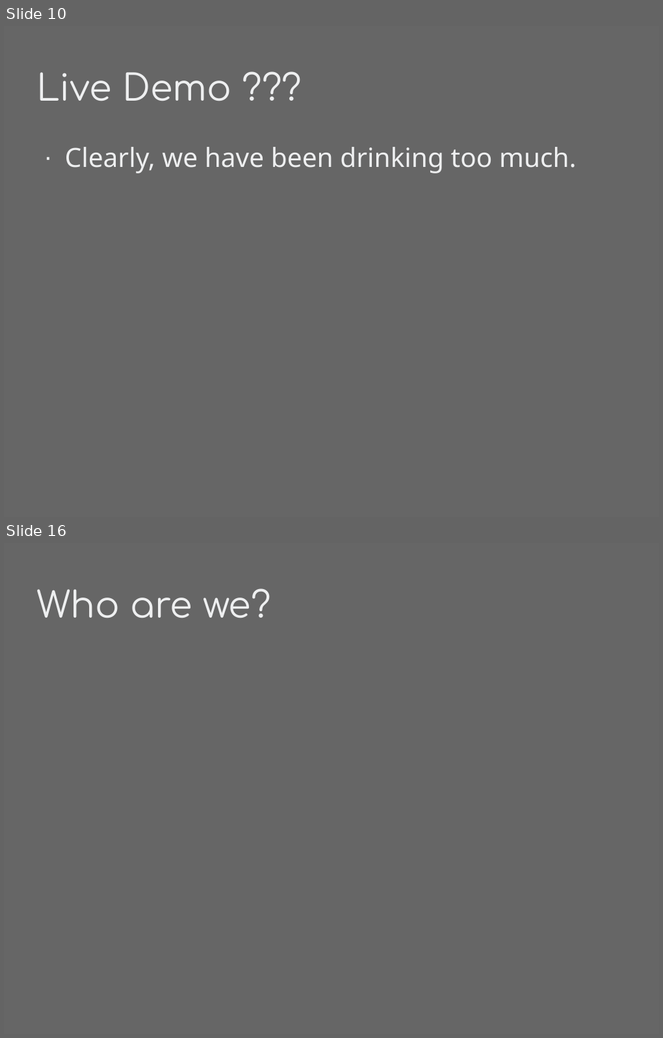
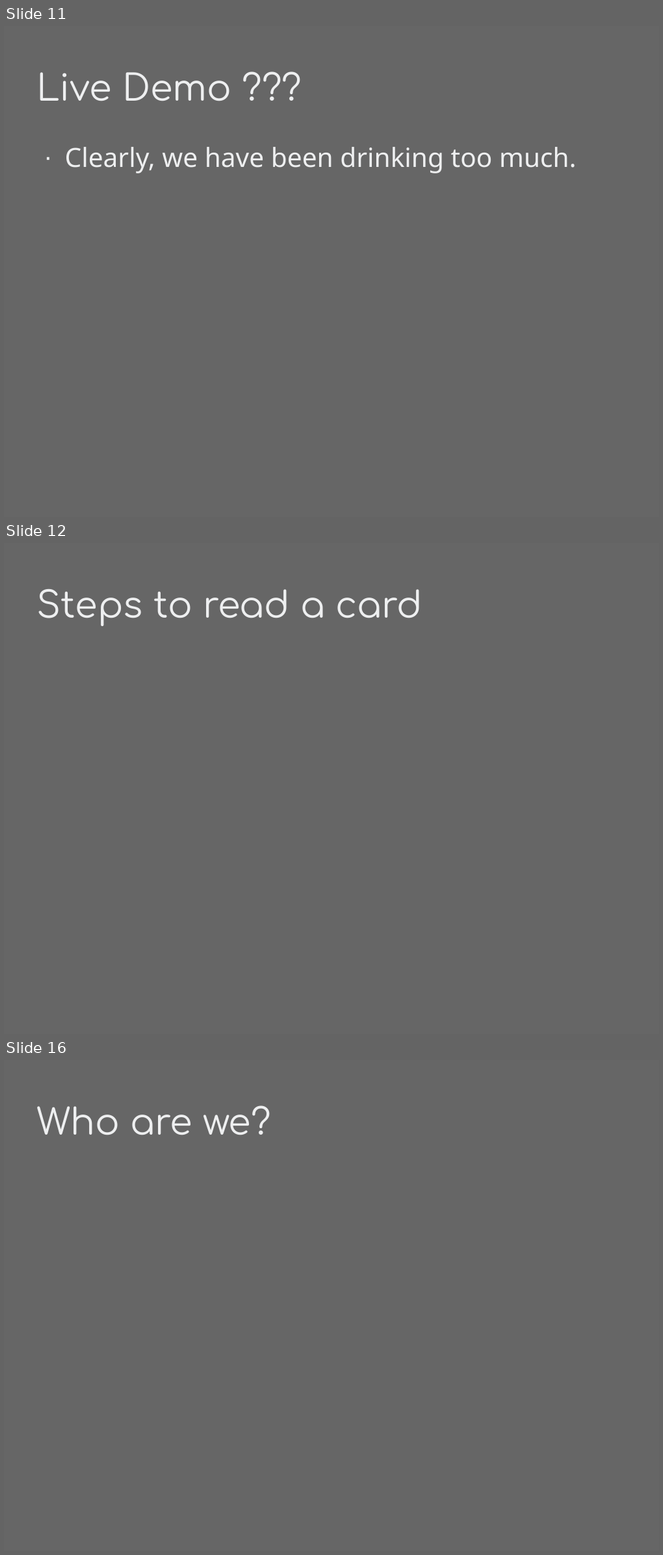
Before and after one commit to phyushin/Breaking_Badge, a slide deck: presentation/sle4442.odp. Shown one above the other, each under a label of ours: slides 10 and 16 before the commit, slides 11, 12 and 16 after it; the slides between them are not shown. The pictures are 663x1038 and 663x1555 pixels, drawn with LibreOffice and Linux fonts; fonts in the diff are those of the drawing. Boxes give left, top, right and bottom in pixels: in the first picture for what was removed or moved away, otherwise in the second. Text is boxed around its words. In the diff, an @@ line names an element or a change of style, - is before the commit and + after.

```diff
--- a/presentation/sle4442.odp
+++ b/presentation/sle4442.odp
@@ slide 12 added at [4,543,659,1034], background #666666 @@
@@ title added at [36,589,423,626], 44 pt, text #EEEFF0 @@
+Steps to read a card
@@ what was slide 10 is now slide 11 @@
```
Also in this commit, not shown: 1 slide changed, 5 other slides added, 7 slides removed.
